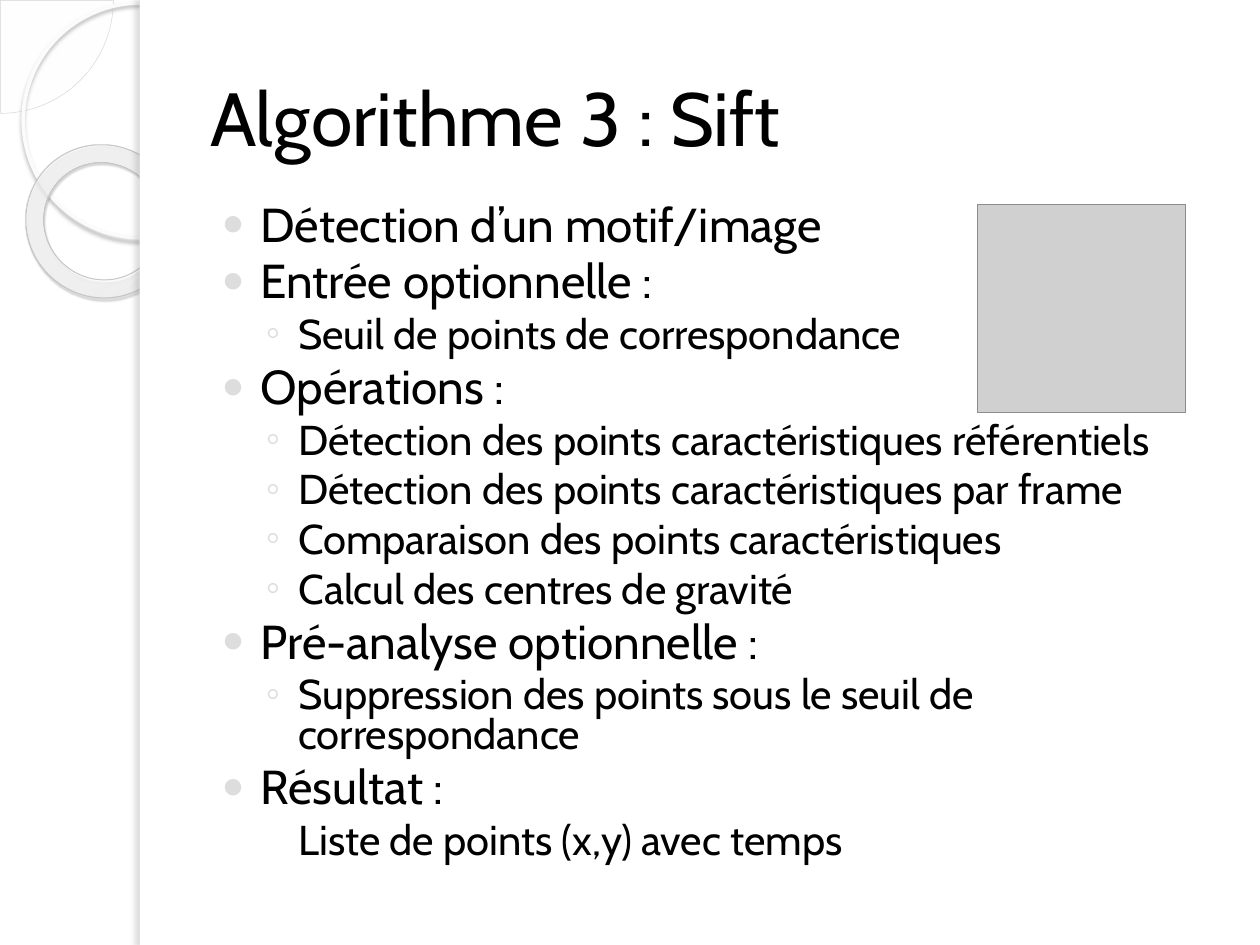
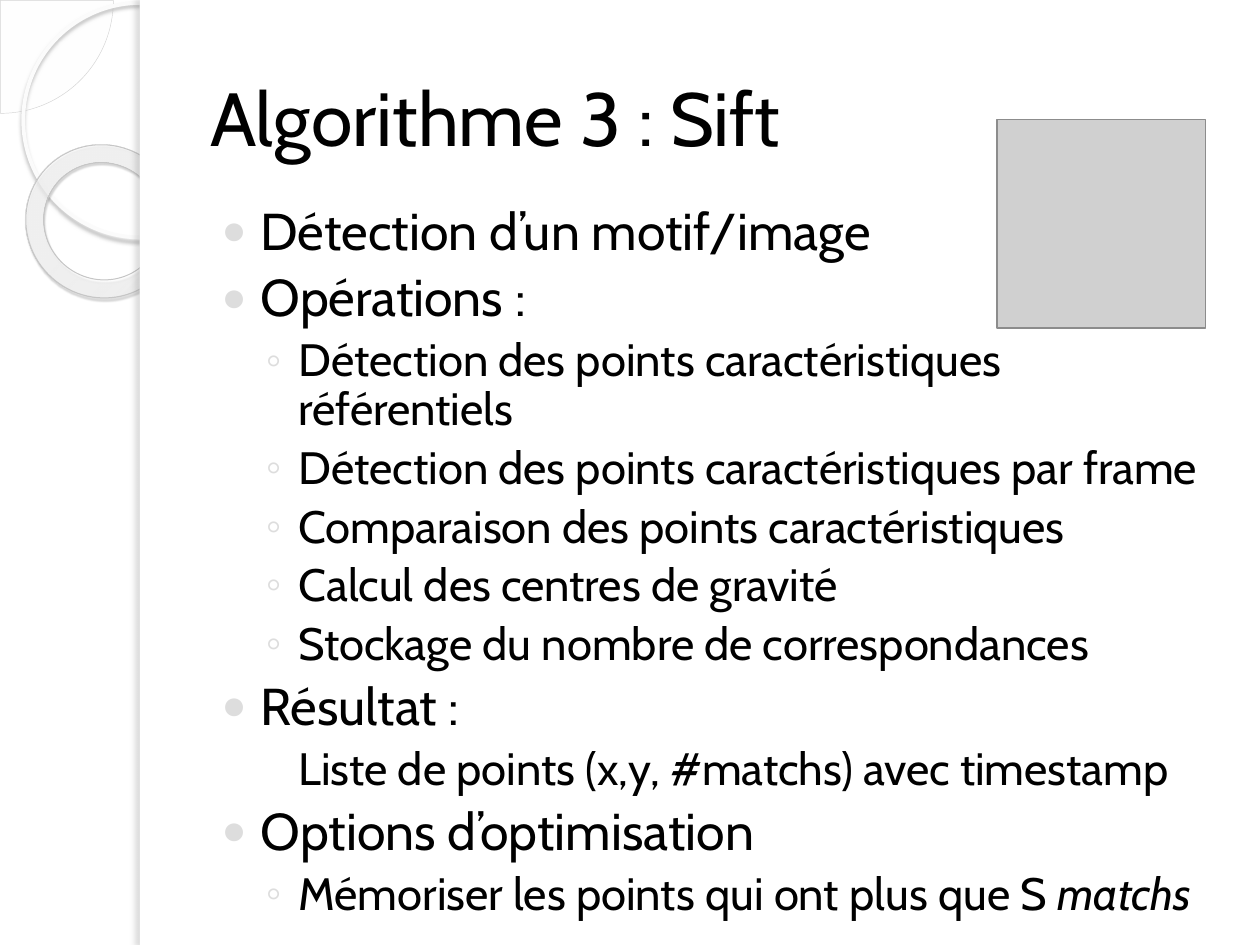
Before and after one commit to ChristopheBolinhas/Balancier, a slide deck: slide 9 of Présentation.pptx. Drawn at 1260x945 pixels with LibreOffice and Linux fonts; fonts in the diff are those of the drawing; grey boxes stand for pictures; background and template pictures are left out. Boxes give left, top, right and bottom in pixels: in the first picture for what was removed or moved away, otherwise in the second. Text is boxed around its words. In the diff, an @@ line names an element or a change of style, - is before the commit and + after.

```diff
--- a/Présentation.pptx
+++ b/Présentation.pptx
@@ picture: place and size @@
-picture at (978, 204, 1186, 412)
+picture at (997, 120, 1205, 328)
@@ text at (261, 211, 1197, 726): size 27.2 to 29.6 pt in "Détection d’un motif/image", "Opérations :", "Résultat :"; size 23.8 to 25.9 pt in "Détection des points caractéristiques référentiels", "Détection des points caractéristiques par frame", "Comparaison des points caractéristiques", "Calcul des centres de gravité"; line spacing 0.8 to 0.9 @@
@@ text at (261, 262, 902, 359): paragraphs removed @@
-● Entrée optionnelle :
-  ◦ Seuil de points de correspondance
@@ text at (298, 626, 1089, 671): text changed; size 23.8 to 25.9 pt @@
-● Pré-analyse optionnelle :
-  ◦ Suppression des points sous le seuil de correspondance
+  ◦ Stockage du nombre de correspondances
@@ text at (261, 751, 1192, 921): text changed; size 23.8 to 25.9 pt @@
-  Liste de points (x,y) avec temps
+  Liste de points (x,y, #matchs) avec timestamp
+● Options d’optimisation
+  ◦ Mémoriser les points qui ont plus que S matchs
```
Also in this commit, not shown: 3 other slides changed.
